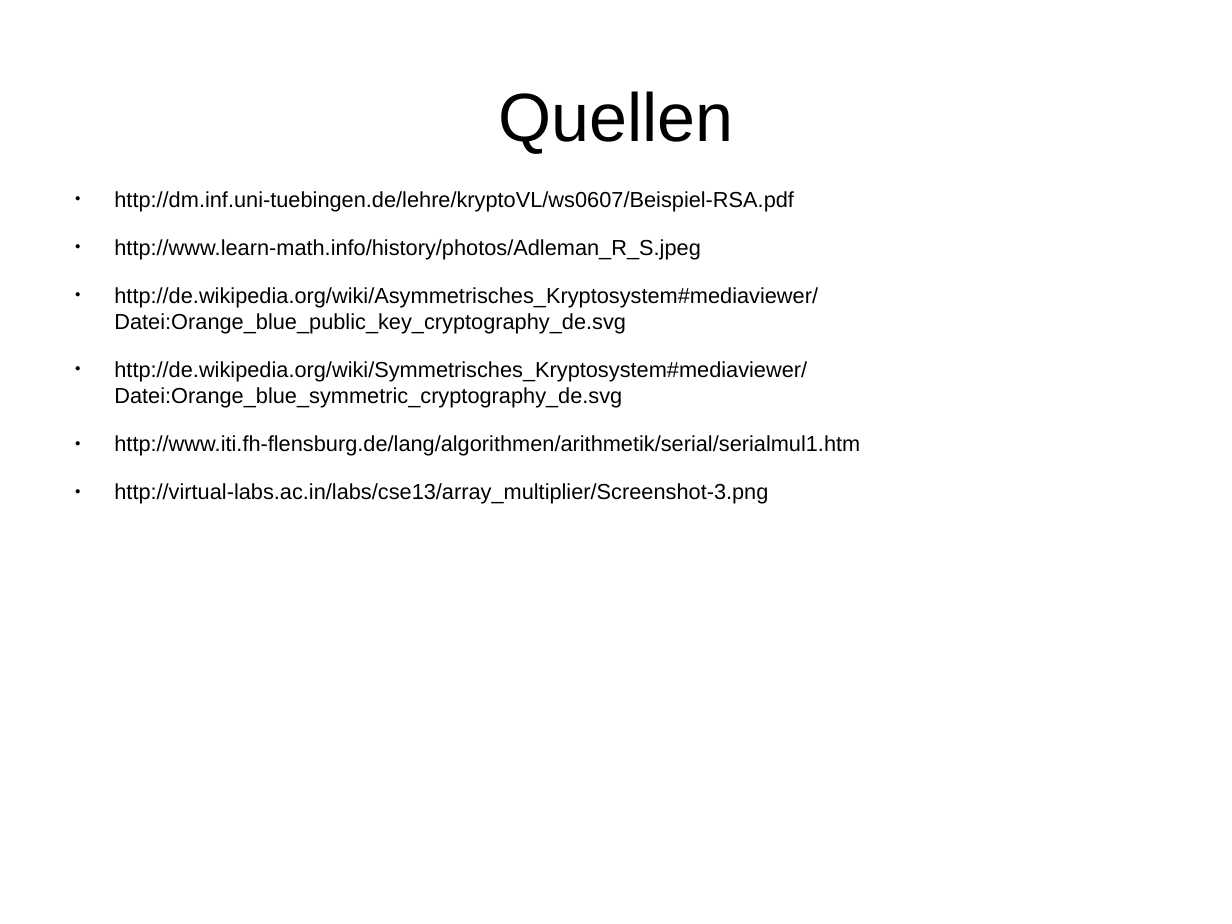
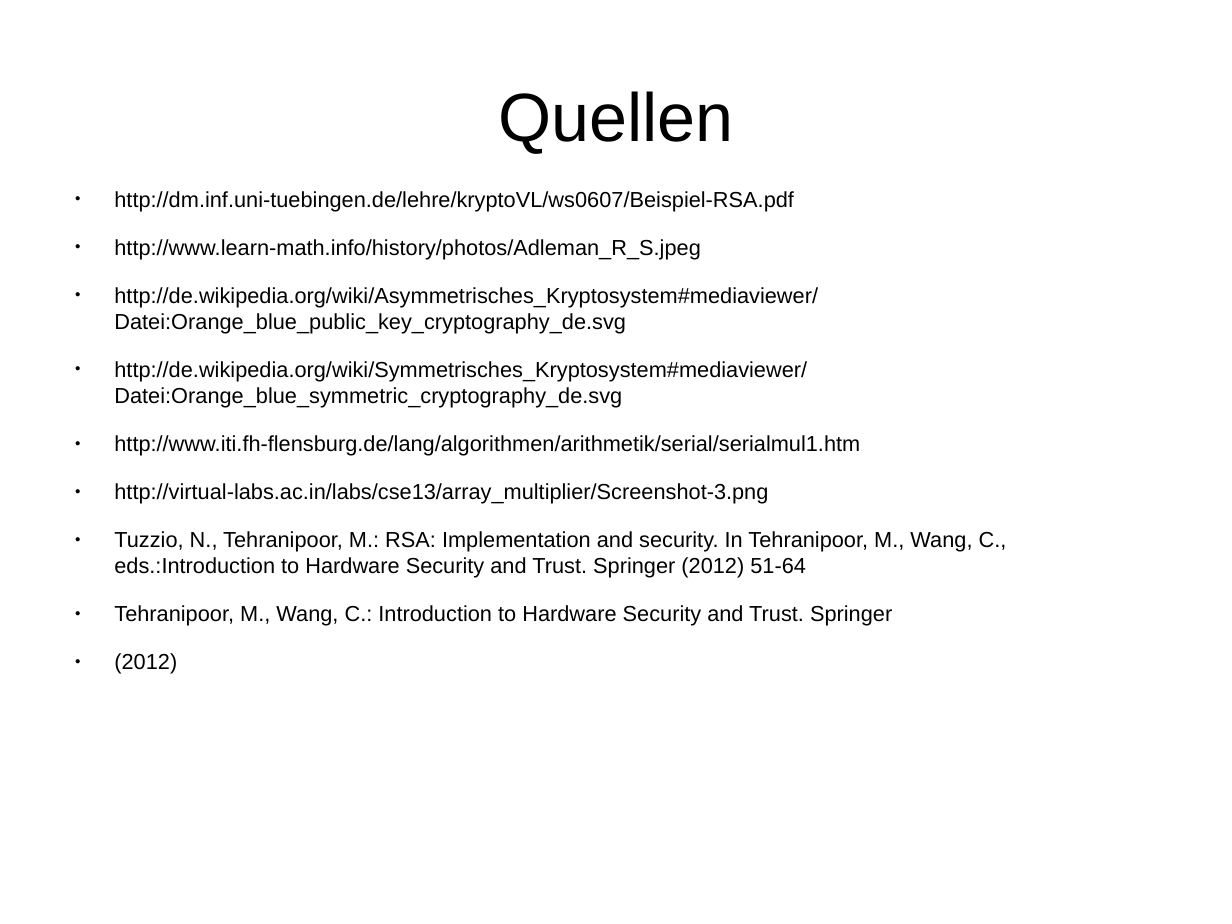
Before and after one commit to stadler-tom/schreibzeug, a slide deck: slide 21 of Presentation/Hauptseminar_RSA.odp. Drawn at 1232x924 pixels with LibreOffice and Linux fonts; fonts in the diff are those of the drawing. Boxes give left, top, right and bottom in pixels: in the first picture for what was removed or moved away, otherwise in the second. Text is boxed around its words. In the diff, an @@ line names an element or a change of style, - is before the commit and + after.

```diff
--- a/Presentation/Hauptseminar_RSA.odp
+++ b/Presentation/Hauptseminar_RSA.odp
@@ text at (114, 531, 1007, 674): paragraphs added @@
+● Tuzzio, N., Tehranipoor, M.: RSA: Implementation and security. In Tehranipoor, M., Wang, C., eds.:Introduction to Hardware Security and Trust. Springer (2012) 51-64
+● Tehranipoor, M., Wang, C.: Introduction to Hardware Security and Trust. Springer
+● (2012)
```
Also in this commit, not shown: 3 slides added, 3 slides removed, 1 other file.
